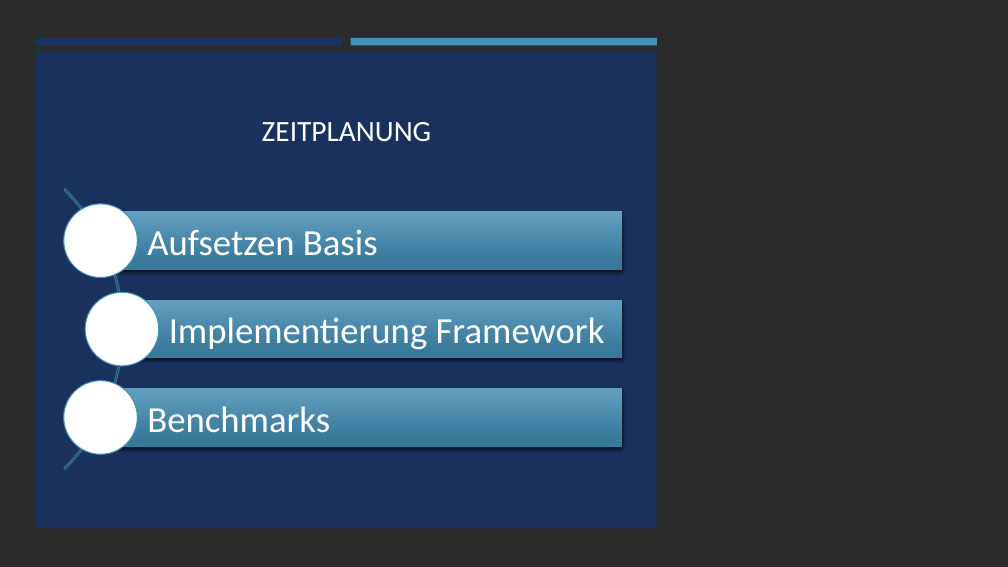
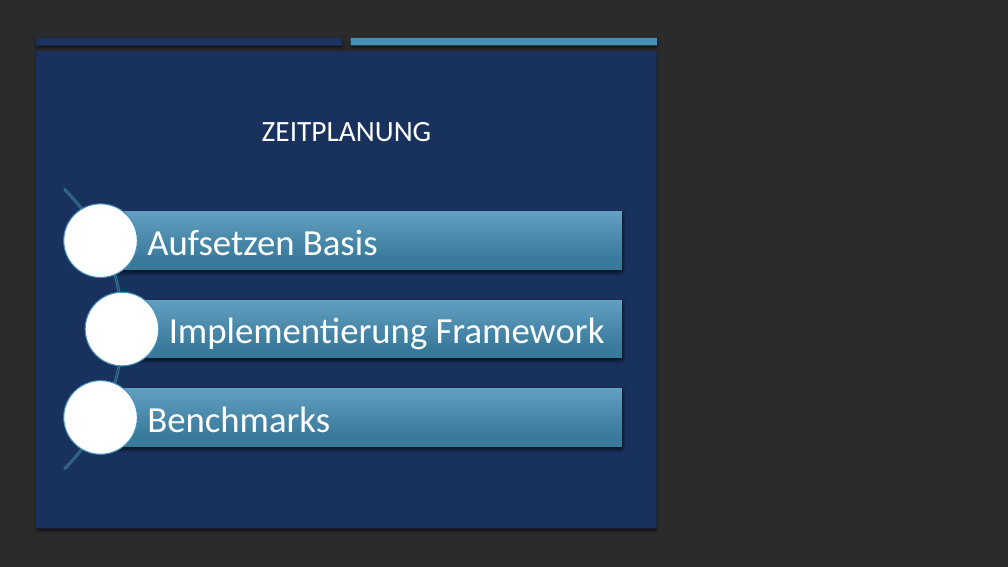
Before and after one commit to DavidOttino/Datenmanagement-jenseits-von-Relationen, a slide deck: slide 4 of projektaufgabe_1/Abschlusspraesentation_proj1.pptx. Drawn at 1008x567 pixels with LibreOffice and Linux fonts; fonts in the diff are those of the drawing; background and template pictures are left out; a plain dark background stands for a picture behind light text. Boxes give left, top, right and bottom in pixels: in the first picture for what was removed or moved away, otherwise in the second. Text is boxed around its words. In the diff, an @@ line names an element or a change of style, - is before the commit and + after.

```diff
--- a/projektaufgabe_1/Abschlusspraesentation_proj1.pptx
+++ b/projektaufgabe_1/Abschlusspraesentation_proj1.pptx
@@ rectangle added at [37,38,343,45], fill #1A3260 @@
@@ shadow on in 3 elements at [36,51,657,529], [36,38,343,45], [351,38,657,45] @@
```
Also in this commit, not shown: 10 other slides changed, 2 slides added.
